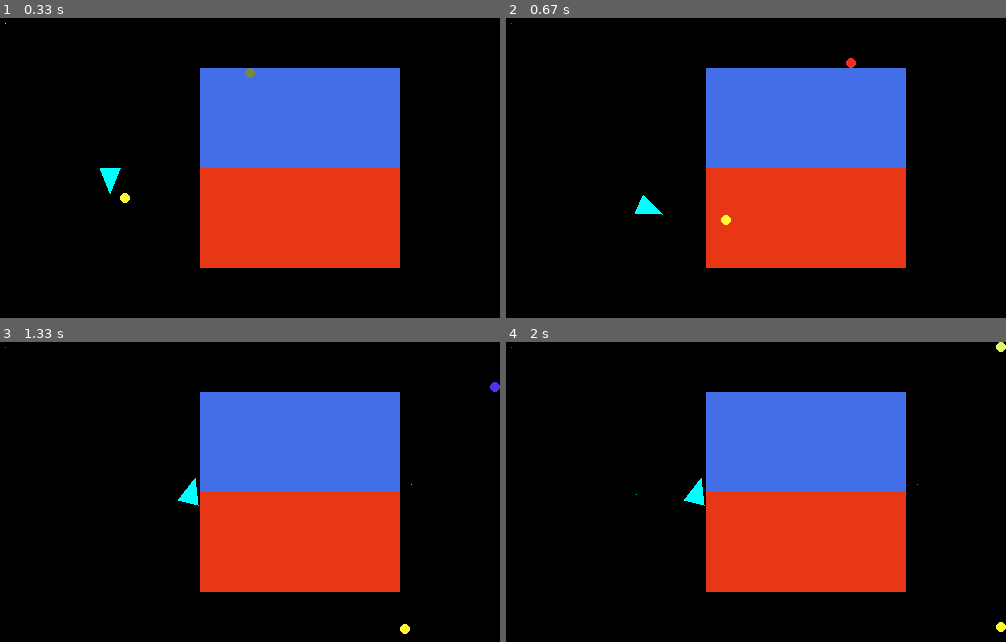
Above: before the commit, frames 1-4 (two rows, left to right).
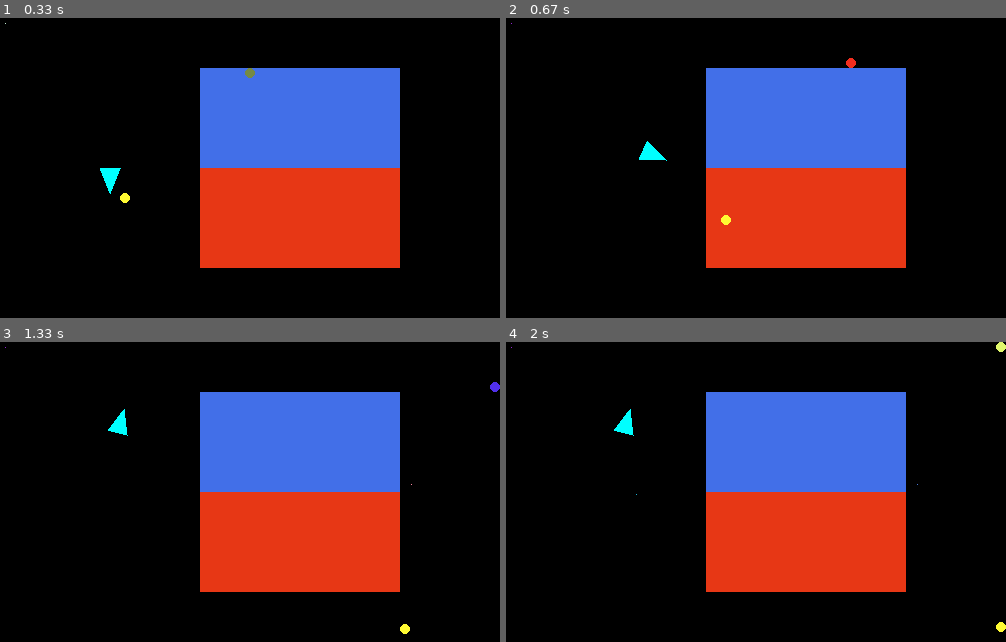
Above: after the commit, the same moments.

Repository: moeg100/randomCode
Game: pygame game, started from pyGameBasic.py
Same seed, same stepped clock (60 frames per second), same inputs: the game is played once before the commit and once after it.
Inputs (mouse positions are in pixels of both pictures, inside the frame that each line leads up to):
- Up to frame 1 (0.33 s): no input
- Up to frame 2 (0.67 s): hold L from 0.33 s (still down); hold D from 0.33 s (still down); move the mouse to (736, 180) at 0.37 s
- Up to frame 3 (1.33 s): release L at 0.8 s; release D at 0.8 s; hold D 0.83-1.3 s; move the mouse to (410, 483) at 0.87 s; tap Space at 0.9, 1.2 s
- Up to frame 4 (2 s): hold W 1.33-1.63 s; move the mouse to (756, 510) at 1.37 s; tap Space at 1.4, 1.73 s; hold D from 1.67 s (still down); move the mouse to (636, 495) at 1.7 s

Frame 1 is identical in both runs. In frame 2, 0.4% of the frame differs, in the area x 25-33%, y 41-66%; in frame 3, 0.4%, in the area x 21-40%, y 22-55%; in frame 4, 0.4%.

Commit message:
Update triangle rotation control and update drawing
Added rotation control for triangle with 'L' key and updated drawing logic.

Diff:
--- a/pyGameBasic.py
+++ b/pyGameBasic.py
@@ -115,6 +115,11 @@
     if keys[pygame.K_r]:
         ball_two.x = 250
         ball_two.y = 250
+
+    if keys[pygame.K_l]:
+        triangle_angle = -ROTATION_SPEED
+        for point in SMALL_TRIANGLE:
+            rotate(triangle_angle, point, origin=[110, 120])
 
 
 while running:
@@ -231,15 +236,9 @@
         penetration_2 = BALL_RADIUS - distance2
         ball_two += normal2 * penetration_2
 
-    keys = pygame.key.get_pressed()
-
-    if keys[pygame.K_l]:
-        triangle_angle = -ROTATION_SPEED
-        for point in SMALL_TRIANGLE:
-            rotate(triangle_angle, point, origin=[150, 150])
-
-
-    a = pygame.draw.polygon(screen, (0, 255, 255), SMALL_TRIANGLE)
+
+
+    pygame.draw.polygon(screen, (0, 255, 255), SMALL_TRIANGLE)
 
 
 
